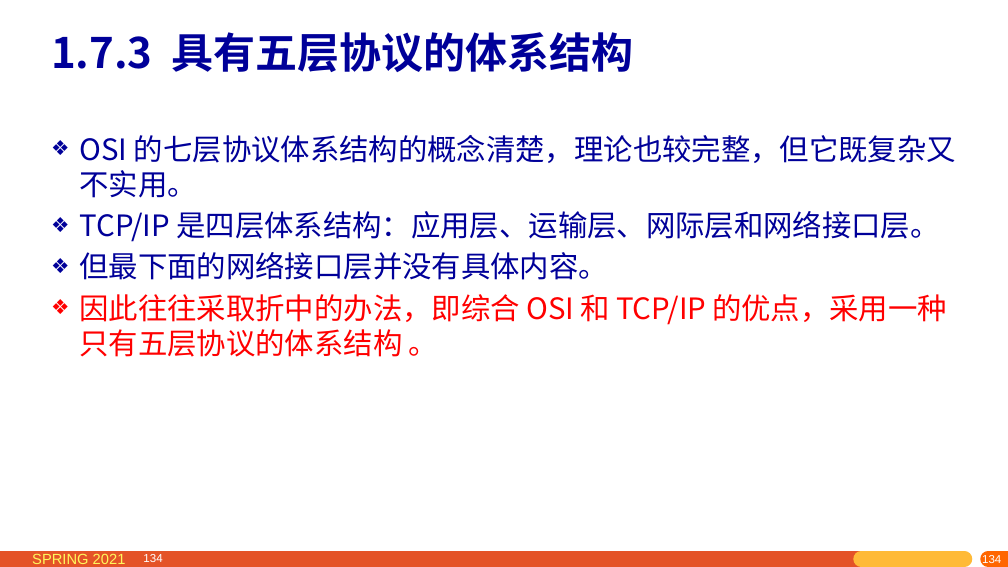
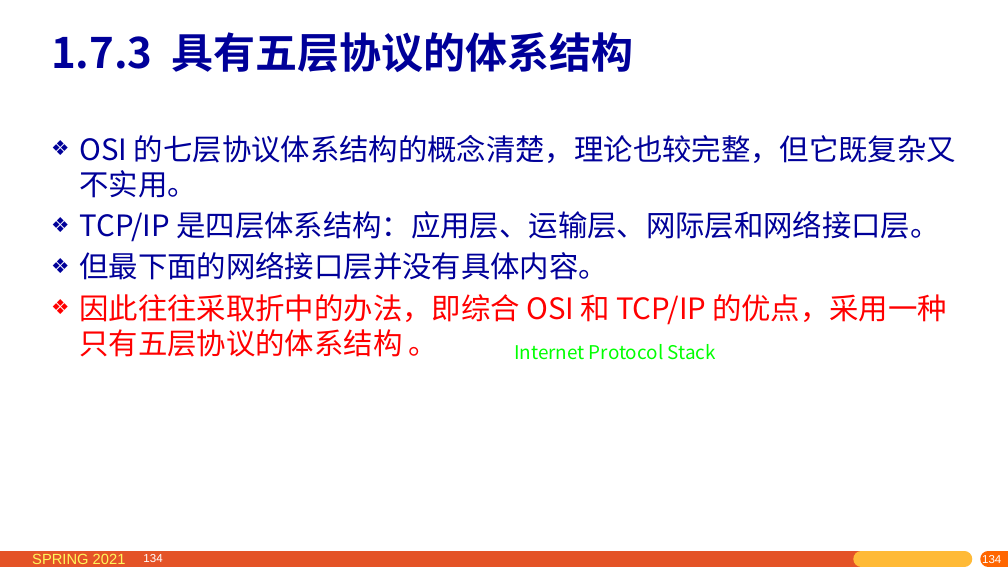
Before and after one commit to network-whu/2021, a slide deck: slide 134 of slides/instruction/01.pptx. Drawn at 1008x567 pixels with LibreOffice and Linux fonts; fonts in the diff are those of the drawing. Boxes give left, top, right and bottom in pixels: in the first picture for what was removed or moved away, otherwise in the second. Text is boxed around its words. In the diff, an @@ line names an element or a change of style, - is before the commit and + after.

```diff
--- a/slides/instruction/01.pptx
+++ b/slides/instruction/01.pptx
@@ text added at [514,344,716,360], 18 pt, text #00FF00 @@
+Internet Protocol Stack
```
Also in this commit, not shown: 3 other slides changed, 2 slides added, 4 other files.
